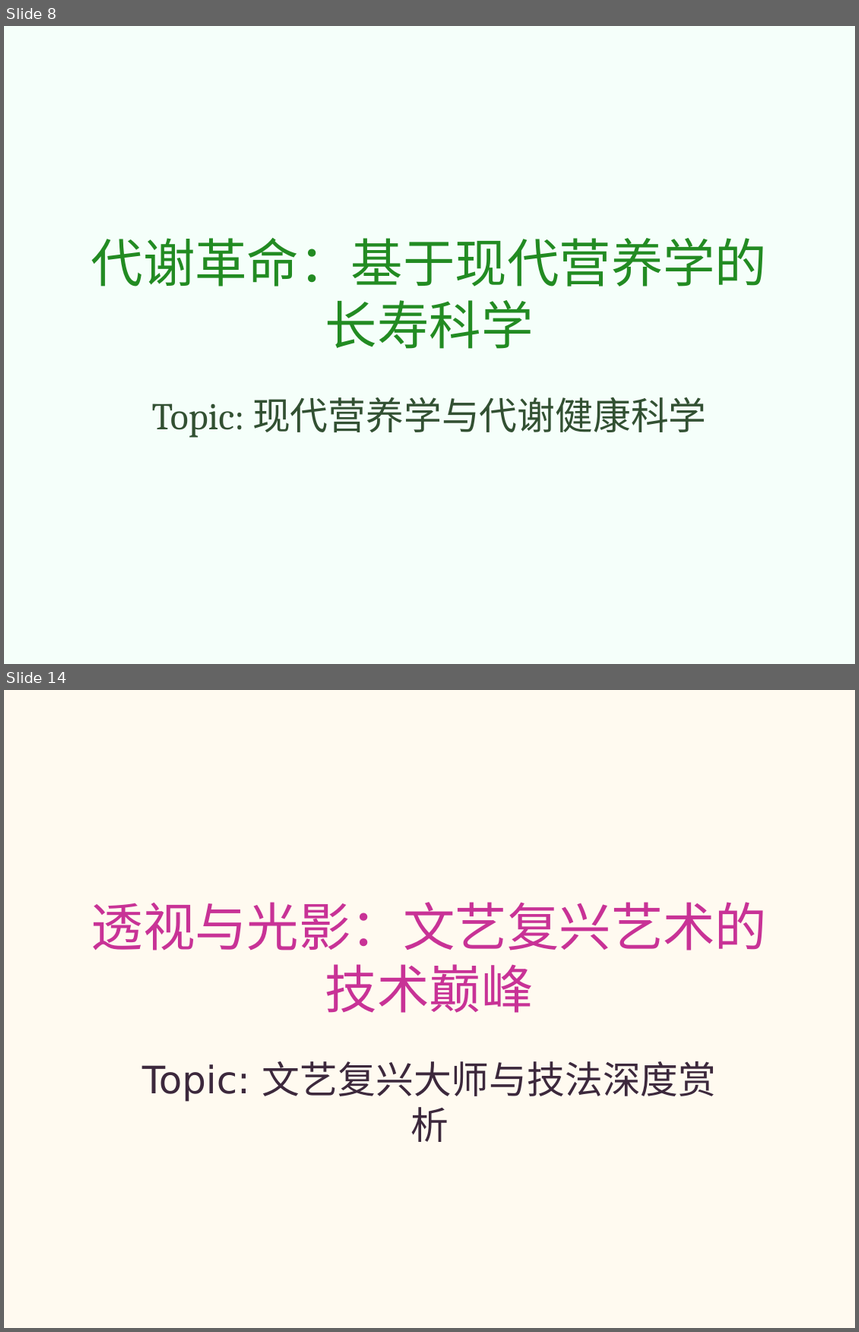
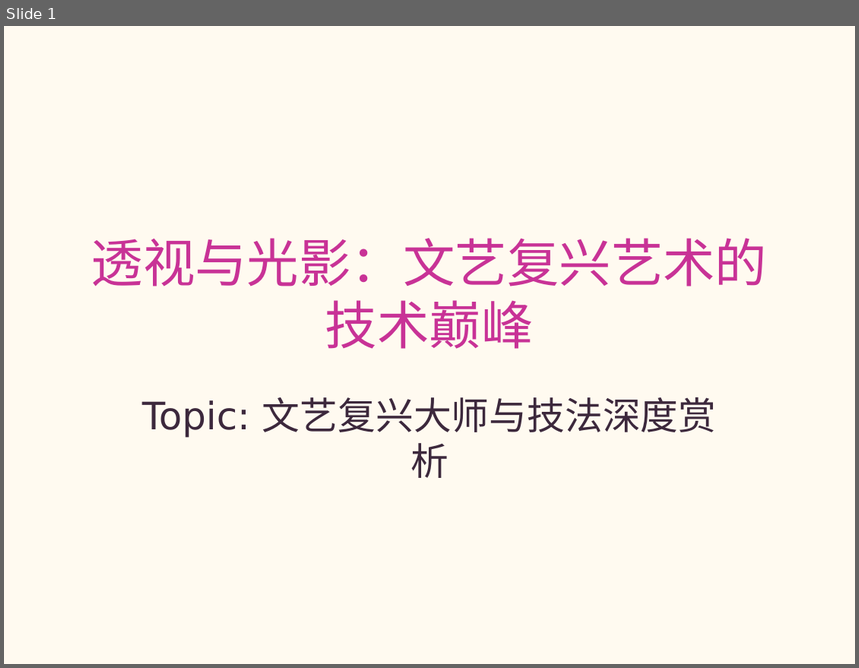
Before and after one commit to yeasy/AutoPPT, a slide deck: samples/cn_art.pptx. Shown one above the other, each under a label of ours: slides 8 and 14 before the commit, slide 1 after it; the slides between them are not shown. The pictures are 859x1332 and 859x668 pixels, drawn with LibreOffice and Linux fonts; fonts in the diff are those of the drawing. Boxes give left, top, right and bottom in pixels: in the first picture for what was removed or moved away, otherwise in the second. Text is boxed around its words. In the diff, an @@ line names an element or a change of style, - is before the commit and + after.

Commit message:
Final sample polish: Fixed content mixing issues and added authentic topic-specific citations

```diff
--- a/samples/cn_art.pptx
+++ b/samples/cn_art.pptx
@@ slide 8 removed at (4,26,855,664), background #F5FFFA @@
@@ title removed at (91,238,768,349) @@
-代谢革命：基于现代营养学的长寿科学
@@ subtitle removed at (152,398,707,438) @@
-Topic: 现代营养学与代谢健康科学
@@ what was slide 14 is now slide 1 @@
```
Also in this commit, not shown: 1 slide changed, 12 other slides removed, 6 other files.
